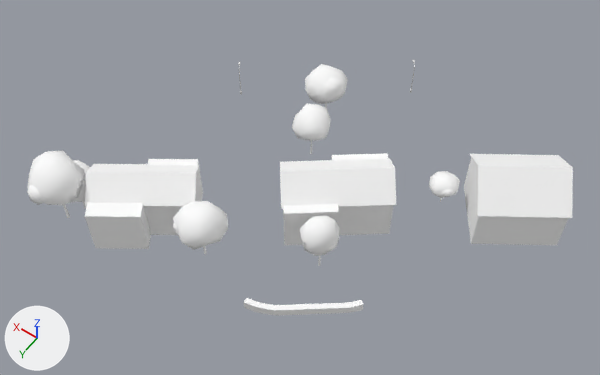
The glTF model cities/arlov-borggatan/pack/tiles/c2_4.glb as it was, and as the next commit left it.
One viewpoint serves both versions: a camera (50 mm lens) standing at (103.5, 334.0, 104.0) and looking at (146.5, 273.9, 9.5). The axes (+X, +Y, +Z) are drawn at lower left. The lights are the same throughout. The picture after the commit comes second. Where no turn or scale is listed for an object, it has been applied to the vertices. Vertices at exactly the same position are counted once.

Objects in the first picture: 'SM_Building_w208664717', 'SM_Building_w208664738', 'SM_Building_w208664739', 'SM_Trees_2_4', 'SM_Wall_Hedge_2_4' and 1 more.
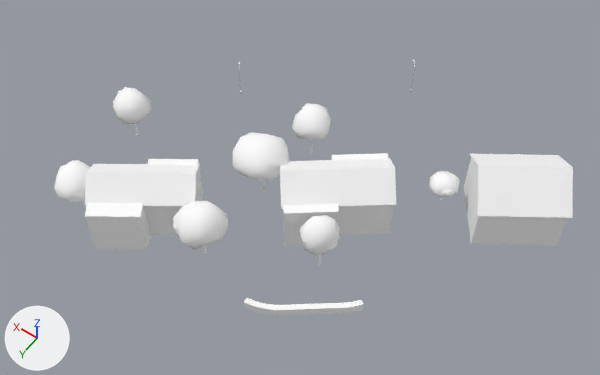
The newer file is also turned or shifted as a whole; pictures and numbers use the older file's frame.

Pixel boxes (x1, y1, x2, y2) of what changed, in the pictures (600 x 375 px; the box of a moved part takes in the faces that stretch with it):
'SM_Trees_2_4', reshaped (6% narrower, 11% shorter)
    before: (27, 64, 460, 266)
    after: (54, 87, 460, 266)
part 1 of me_sm_trees_2_4, moved or reshaped
    before: (63, 205, 70, 218)
    after: (134, 124, 139, 135)
part 2 of me_sm_trees_2_4, added
    after: (233, 132, 290, 181)
part 3 of me_sm_trees_2_4, added
    after: (113, 87, 151, 124)
part 4 of me_sm_trees_2_4, deleted
    before: (27, 64, 348, 205)

What the commit changed:
me_sm_trees_2_4 is used by ob_sm_trees_2_4; location (152.3, 276.5, 10.9).
me_sm_trees_2_4 had 966 vertices, 1764 faces and spanned x -24.7..24.7, y -22.7..22.7, z -6.3..6.3.
me_sm_trees_2_4 now has 966 vertices, 1764 faces and spans x -24.7..26.6, y -17.3..19.3, z -6.3..5.4.
me_sm_trees_2_4 part 1: the loose piece of 12 vertices spanning x 20.7..21.2, y 18.3..18.7, z -6.3..-1.0 is scaled about its middle by (0.837, 0.827, 0.745), then moved by (2.7, -18.0, -0.6).
me_sm_trees_2_4 part 2: a new loose piece of 42 vertices spanning x -4.1..4.6, y -5.9..2.1, z -1.0..5.0, in mat_m_leaf (white #ffffff).
me_sm_trees_2_4 part 3: a new loose piece of 42 vertices spanning x 20.8..26.6, y -2.4..3.3, z -2.2..2.8, in mat_m_leaf (white #ffffff).
me_sm_trees_2_4 part 4: 6 loose pieces with 252 vertices, spanning x -2.2..24.7, y -22.7..22.7, z -1.5..6.3, are deleted.
Other edits to the shape of me_sm_trees_2_4 do not show in these pictures.
